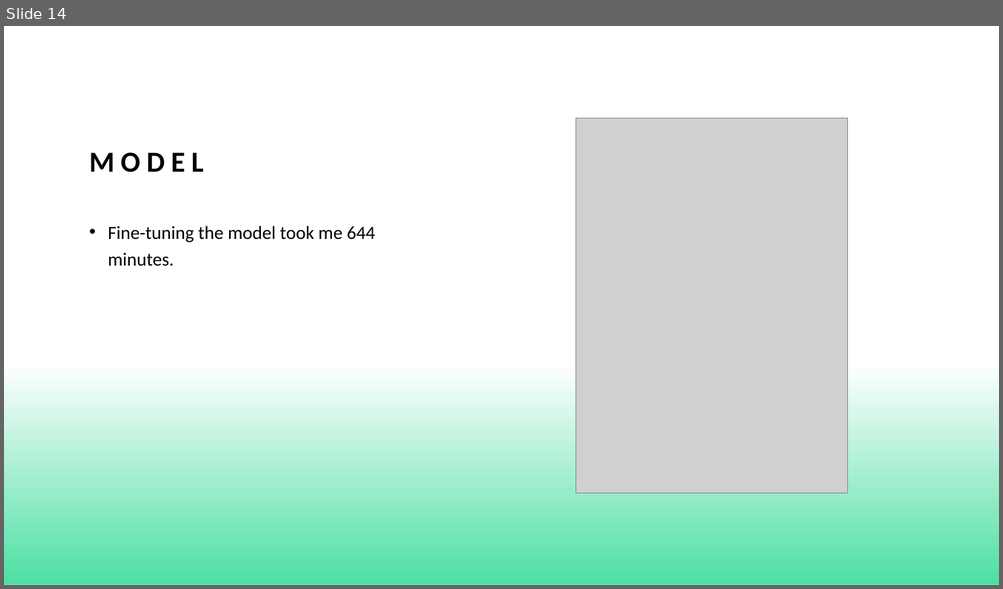
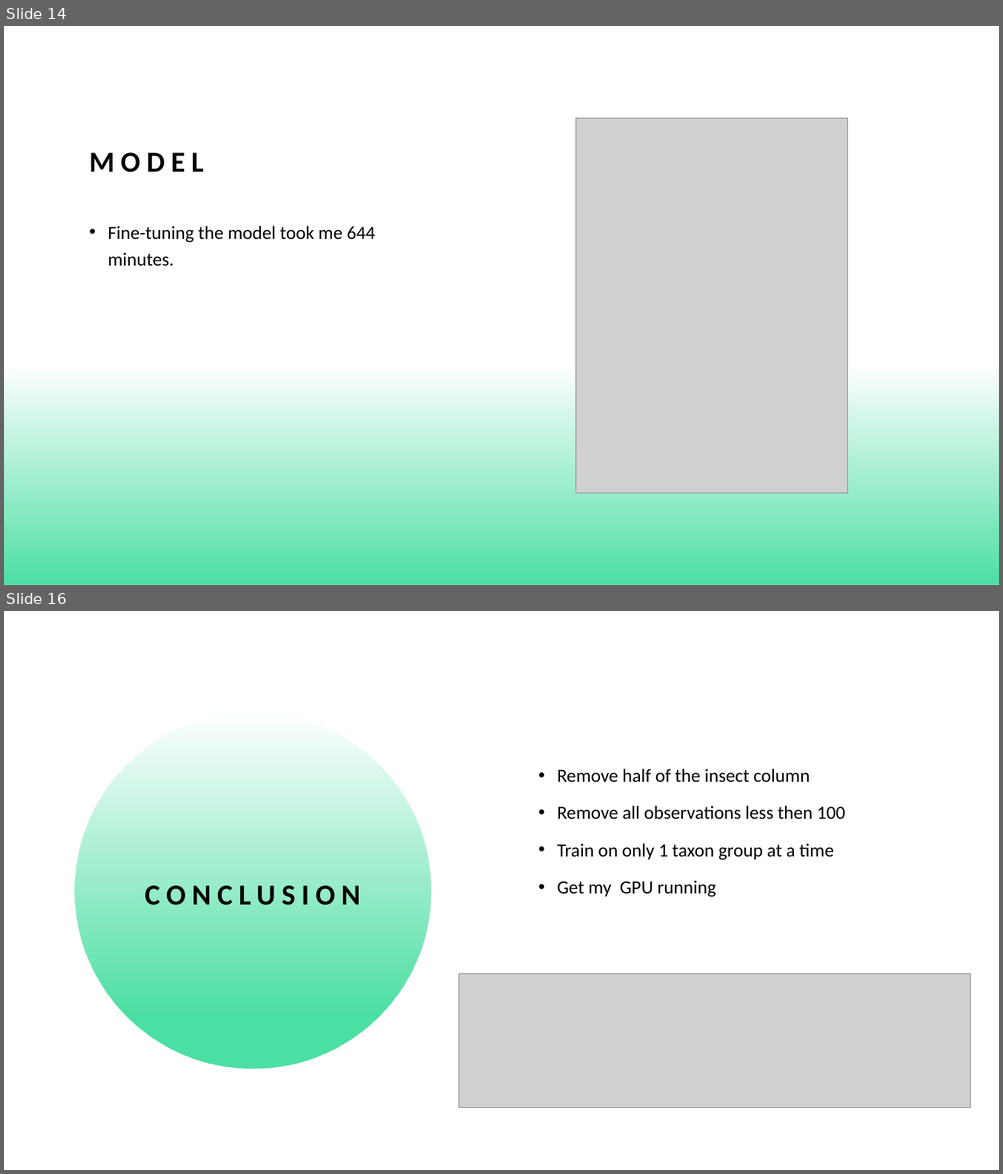
Before and after one commit to WarmtebronH/AI_Advanced, a slide deck: Data challenge/WildLifeGuide Presenation.pptx. Shown one above the other, each under a label of ours: slide 14 before the commit, slides 14 and 16 after it; the slides between them are not shown. The pictures are 1003x589 and 1003x1174 pixels, drawn with LibreOffice and Linux fonts; fonts in the diff are those of the drawing; grey boxes stand for pictures. Boxes give left, top, right and bottom in pixels: in the first picture for what was removed or moved away, otherwise in the second. Text is boxed around its words. In the diff, an @@ line names an element or a change of style, - is before the commit and + after.

```diff
--- a/Data challenge/WildLifeGuide Presenation.pptx
+++ b/Data challenge/WildLifeGuide Presenation.pptx
@@ slide 16 added at bbox=[4, 611, 999, 1170], background #FFFFFF; not listed: 1 template element that a slide beside it also shows @@
@@ rectangle added at bbox=[4, 611, 999, 1170], fill #FFFFFF @@
@@ freeform shape added at bbox=[75, 713, 431, 1069], fill gradient #4CDFA3 @@
@@ text added at bbox=[557, 769, 845, 897], 18 pt, text #000000 @@
+• Remove half of the insect column
+• Remove all observations less then 100
+• Train on only 1 taxon group at a time
+• Get my GPU running
@@ title added at bbox=[145, 886, 360, 906], 28 pt, text #000000, bold @@
+CONCLUSION
@@ picture added at bbox=[459, 974, 970, 1109] @@
```
Also in this commit, not shown: 4 slides changed, 9 other files.
